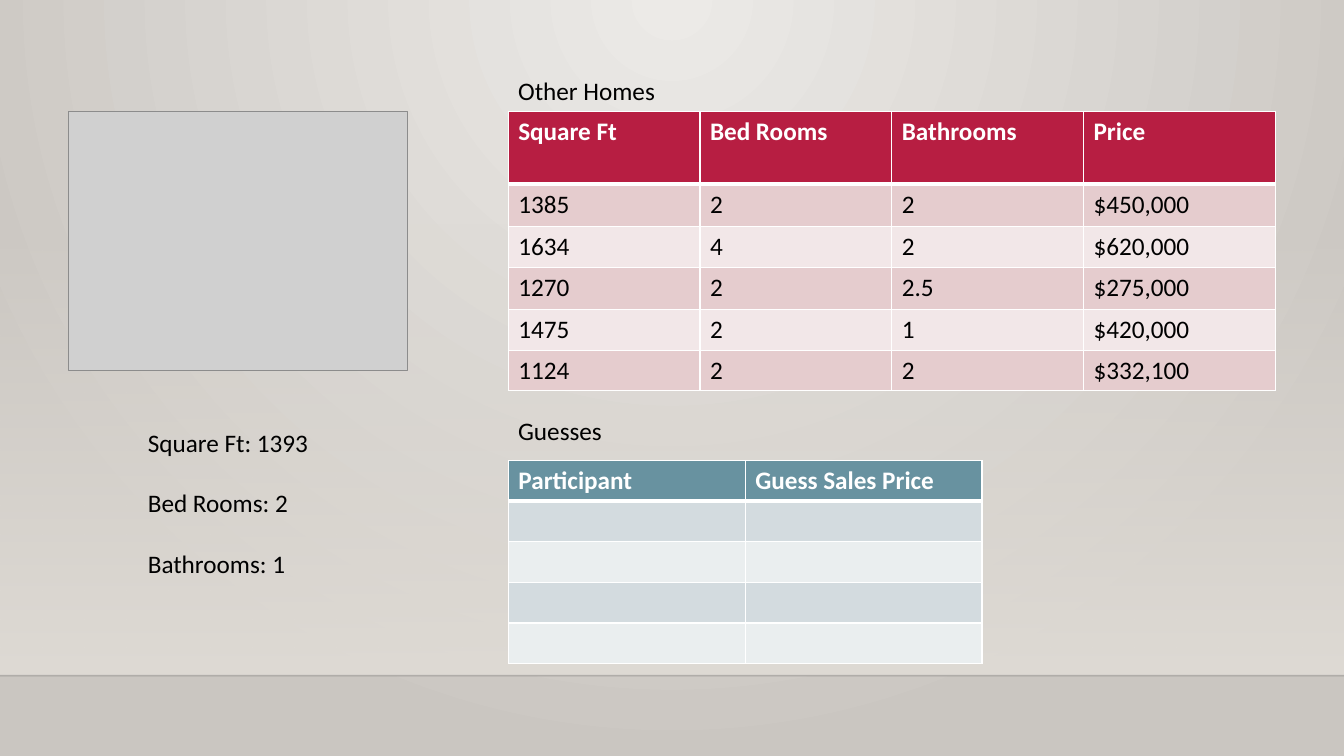
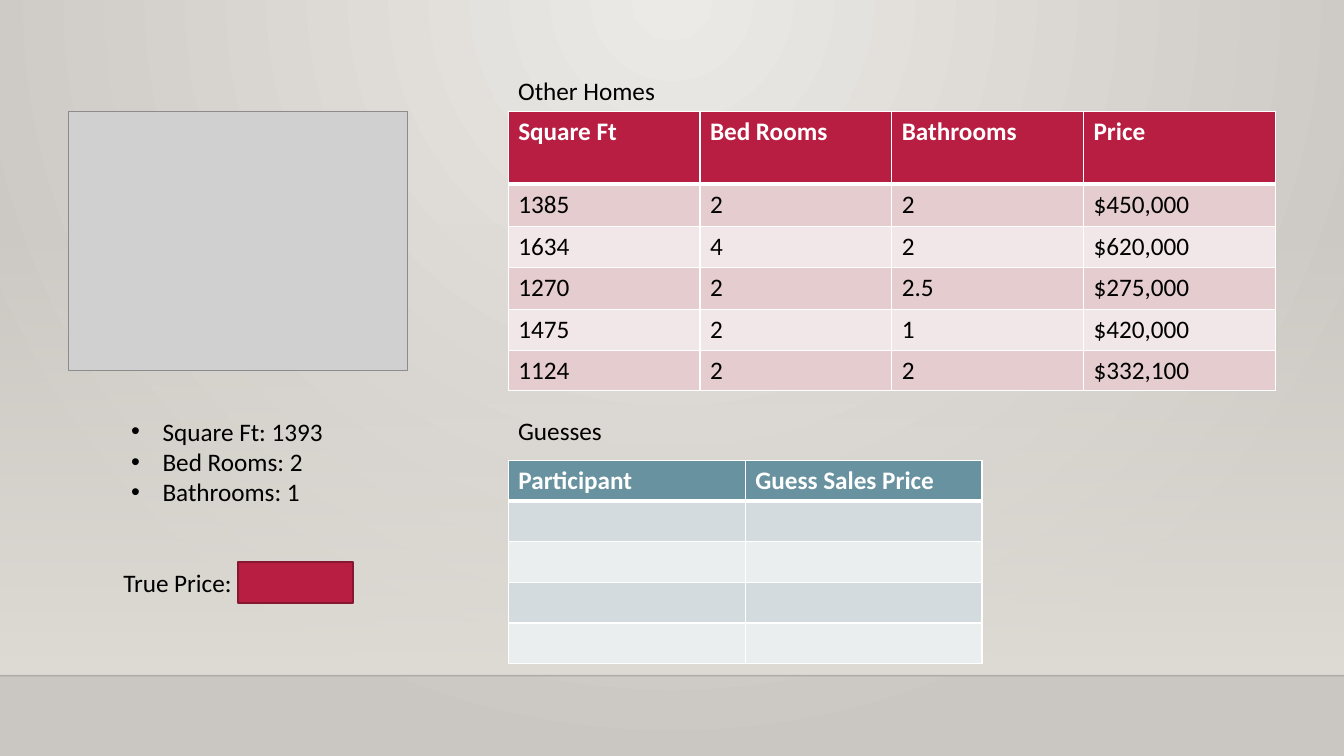
Before and after one commit to VincentLa/neumont-college, a slide deck: slide 10 of Machine Learning Teaching Example VLa.pptx (slide 9 before the commit). Drawn at 1344x756 pixels with LibreOffice and Linux fonts; fonts in the diff are those of the drawing; grey boxes stand for pictures; background and template pictures are left out. Boxes give left, top, right and bottom in pixels: in the first picture for what was removed or moved away, otherwise in the second. Text is boxed around its words. In the diff, an @@ line names an element or a change of style, - is before the commit and + after.

Commit message:
Adding slides

```diff
--- a/Machine Learning Teaching Example VLa.pptx
+++ b/Machine Learning Teaching Example VLa.pptx
@@ text "Square Ft: 1393": place and size @@
-text "Square Ft: 1393" at <box>148,435,308,573</box>
+text "Square Ft: 1393" at <box>163,424,323,501</box>
@@ text "Square Ft: 1393" at <box>163,424,323,501</box>: bullet none to • @@
@@ rectangle added at <box>238,563,353,603</box>, fill #B71E42, outline #871631 1.25 pt @@
@@ text added at <box>123,574,231,592</box>, 18 pt, text #000000 @@
+True Price: $698,600
```
Also in this commit, not shown: 7 slides added, 2 other files.
